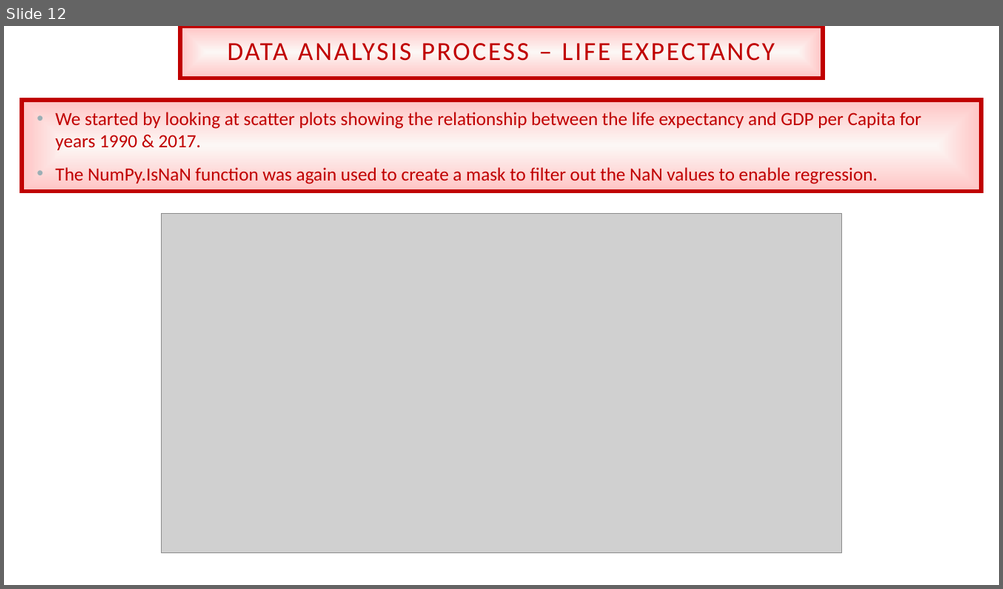
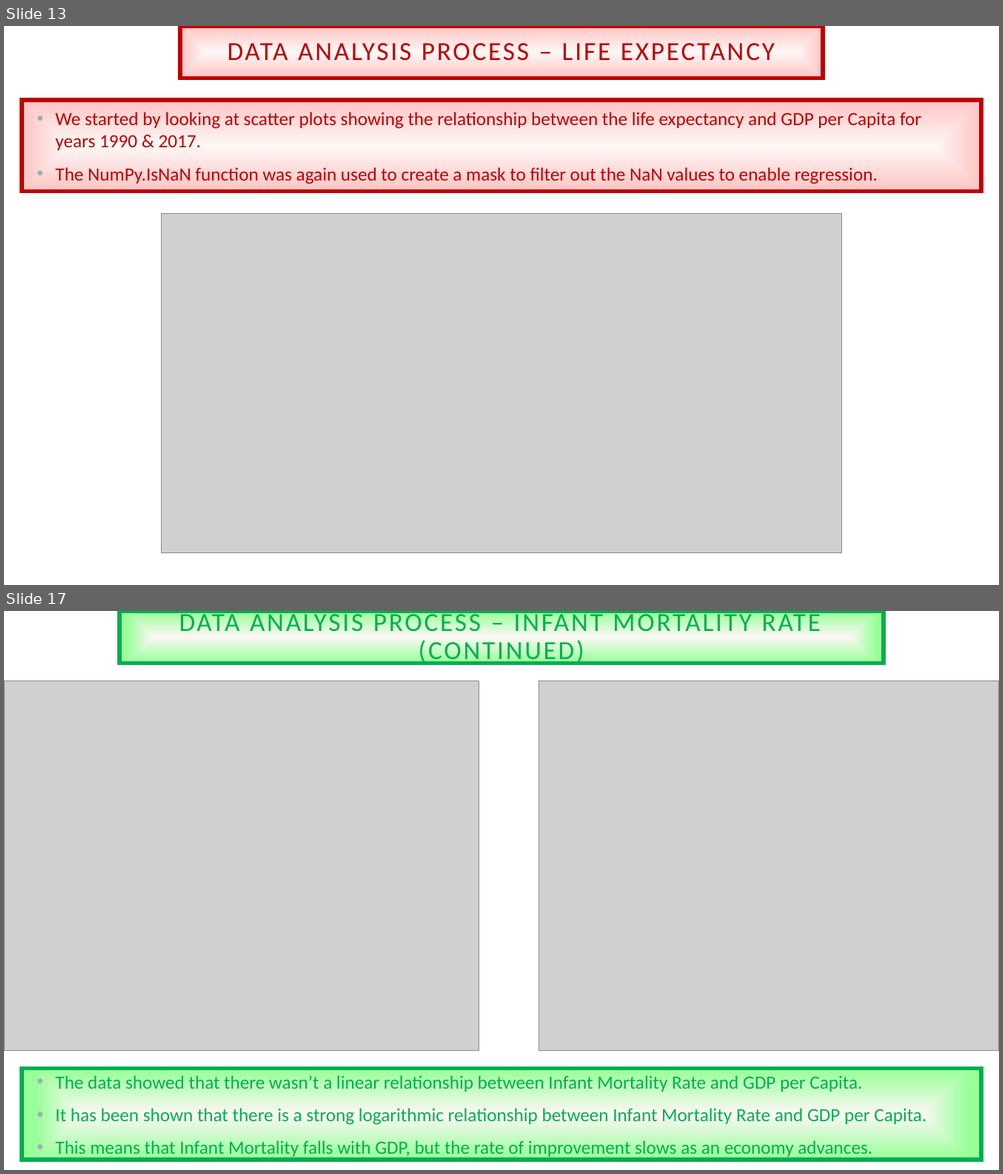
Before and after one commit to TVanEyck/Project1, a slide deck: Impacts of Trade on National Productivity and Well-Being.pptx. Shown one above the other, each under a label of ours: slide 12 before the commit, slides 13 and 17 after it; the slides between them are not shown. The pictures are 1003x589 and 1003x1174 pixels, drawn with LibreOffice and Linux fonts; fonts in the diff are those of the drawing; grey boxes stand for pictures; background and template pictures are left out. Boxes give left, top, right and bottom in pixels: in the first picture for what was removed or moved away, otherwise in the second. Text is boxed around its words. In the diff, an @@ line names an element or a change of style, - is before the commit and + after.

```diff
--- a/Impacts of Trade on National Productivity and Well-Being.pptx
+++ b/Impacts of Trade on National Productivity and Well-Being.pptx
@@ slide 17 added at box(4, 611, 999, 1170), background picture (left out) @@
@@ title added at box(119, 611, 884, 664), fill gradient #FCF7F5 to #99FF99, outline #00B050 4 pt, 25.2 pt, text #00B050 @@
+DATA ANALYSIS PROCESS – INFANT MORTALITY RATE (CONTINUED)
@@ picture added at box(4, 681, 478, 1051) @@
@@ picture added at box(538, 681, 999, 1051) @@
@@ rectangle added at box(22, 1069, 981, 1161), fill gradient #FCF7F5 to #99FF99, outline #00B050 4 pt, 18 pt, text #00B050 @@
+• The data showed that there wasn’t a linear relationship between Infant Mortality Rate and GDP per Capita.
+• It has been shown that there is a strong logarithmic relationship between Infant Mortality Rate and GDP per Capita.
+• This means that Infant Mortality falls with GDP, but the rate of improvement slows as an economy advances.
@@ what was slide 12 is now slide 13 @@
```
Also in this commit, not shown: 1 slide changed, 9 other slides added, 4 other files.
